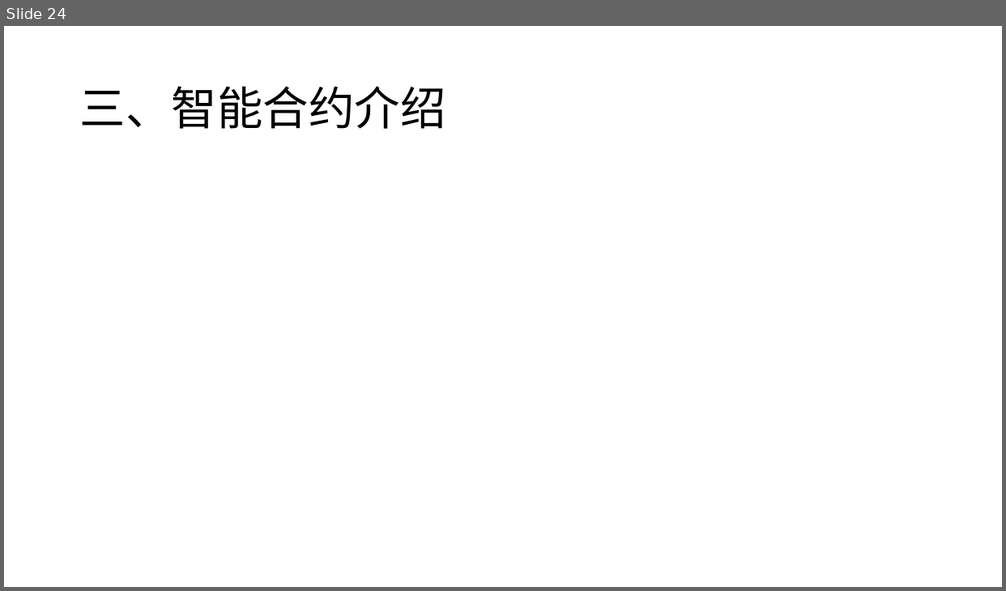
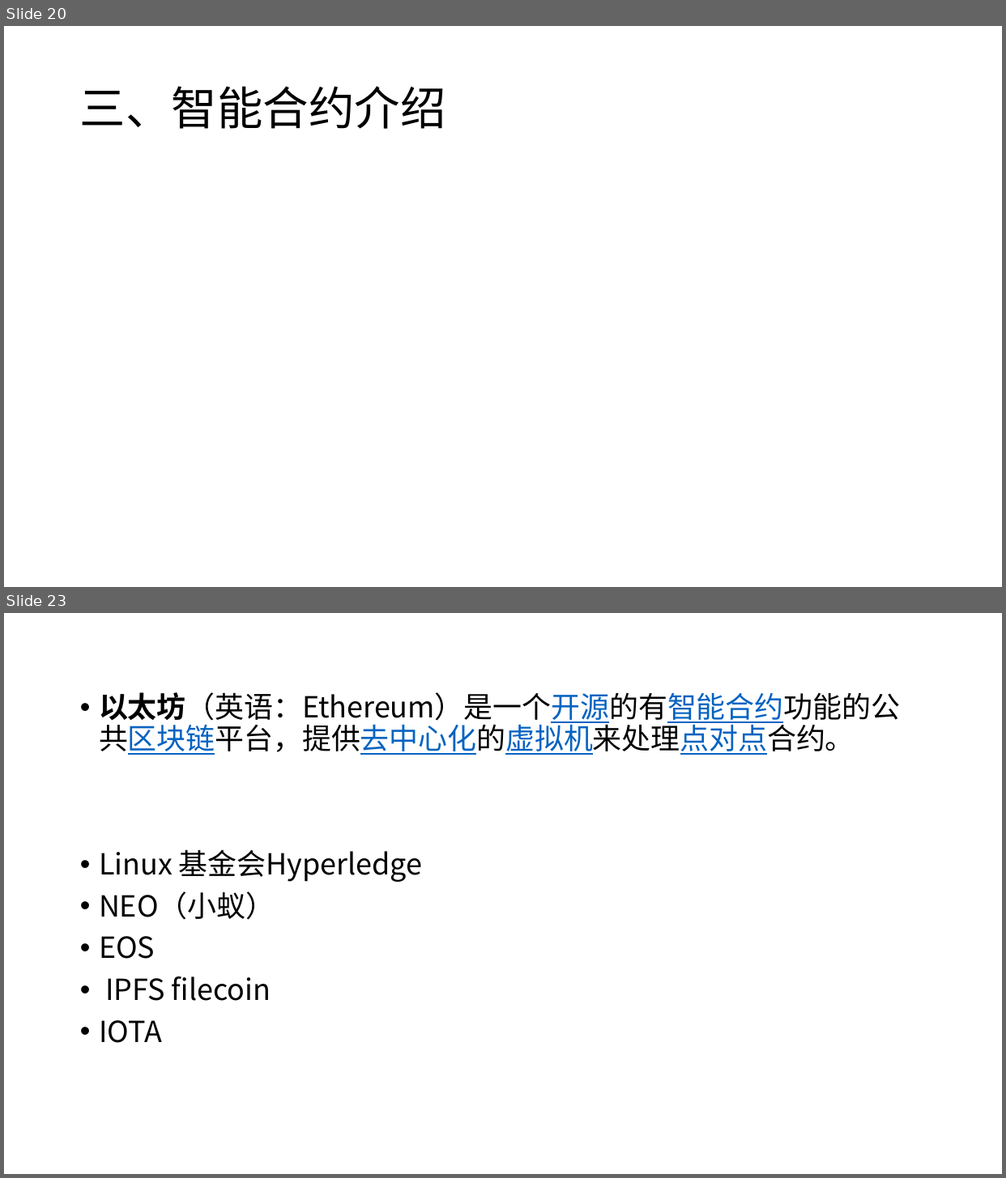
Before and after one commit to tdmm/blockchainppt, a slide deck: blockchain_intrduce.pptx. Shown one above the other, each under a label of ours: slide 24 before the commit, slides 20 and 23 after it; the slides between them are not shown. The pictures are 1006x591 and 1006x1178 pixels, drawn with LibreOffice and Linux fonts; fonts in the diff are those of the drawing. Boxes give left, top, right and bottom in pixels: in the first picture for what was removed or moved away, otherwise in the second. Text is boxed around its words. In the diff, an @@ line names an element or a change of style, - is before the commit and + after.

```diff
--- a/blockchain_intrduce.pptx
+++ b/blockchain_intrduce.pptx
@@ slide 23 added at [4,613,1002,1174], background #FFFFFF @@
@@ text added at [99,692,900,1043], 28 pt, text #000000 @@
+• 以太坊（英语：Ethereum）是一个开源的有智能合约功能的公共区块链平台，提供去中心化的虚拟机来处理点对点合约。
+• Linux 基金会Hyperledge
+• NEO（小蚁）
+• EOS
+• IPFS filecoin
+• IOTA
@@ what was slide 24 is now slide 20 @@
```
Also in this commit, not shown: 7 slides changed, 10 other slides added, 11 slides removed.
